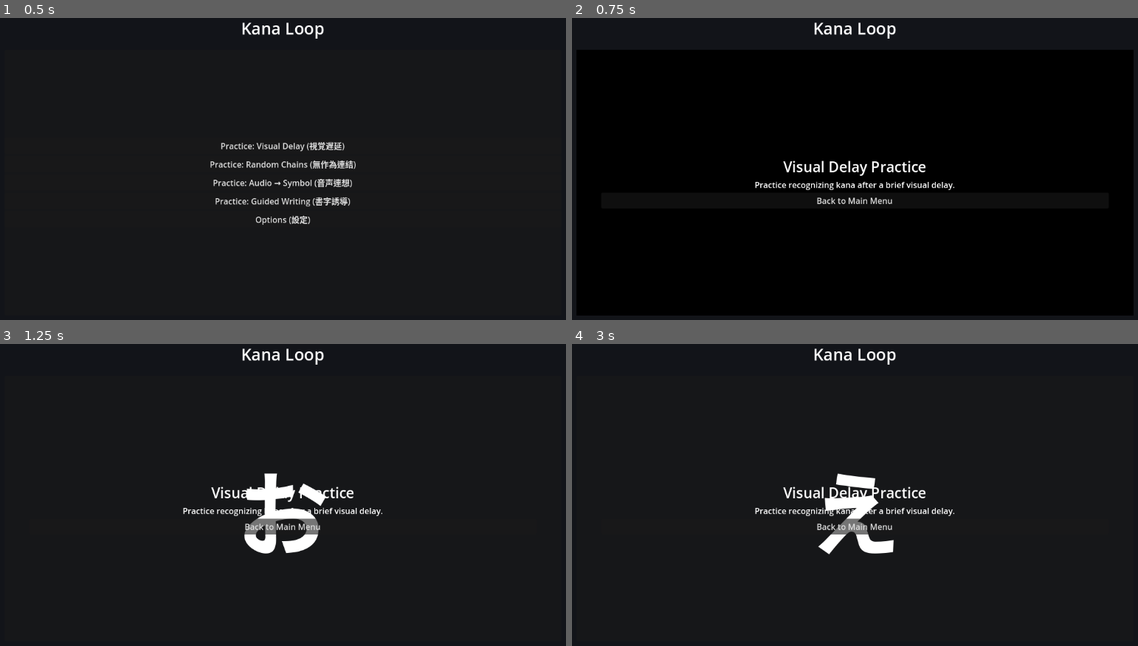
Above: before the commit, frames 1-4 (two rows, left to right).
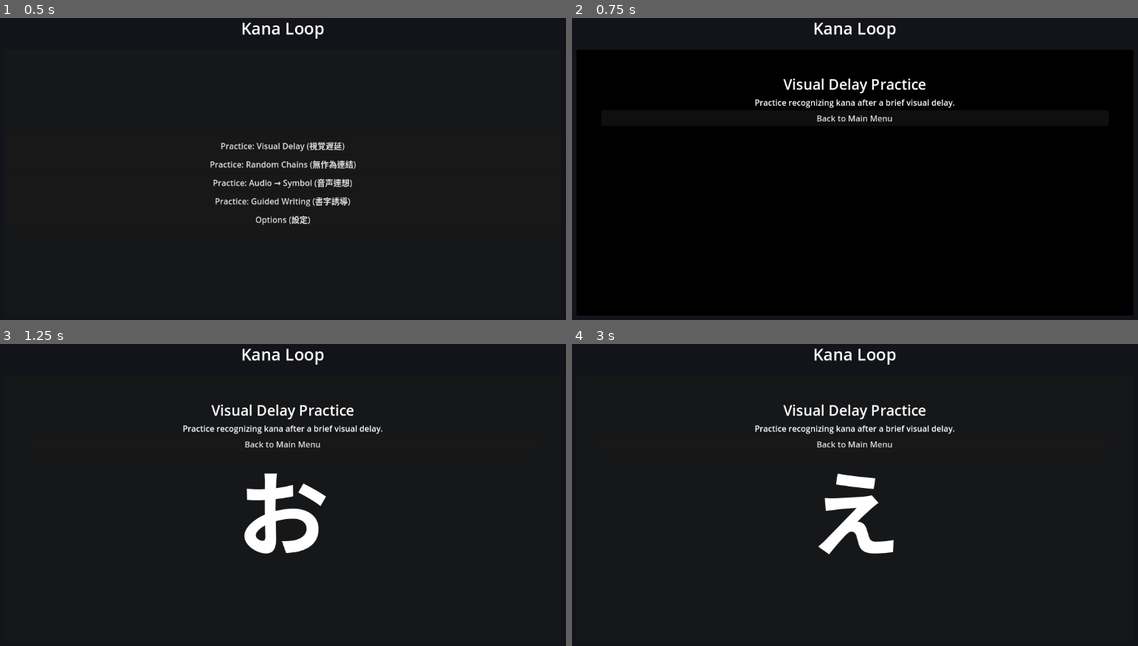
Above: after the commit, the same moments.

Repository: Salty-Scorpon/KanaLoop
Game: Godot game, scene res://KanaLoop.tscn
Same seed, same stepped clock (60 frames per second), same inputs: the game is played once before the commit and once after it.
Inputs (mouse positions are in pixels of both pictures, inside the frame that each line leads up to):
- Up to frame 1 (0.5 s): no input
- Up to frame 2 (0.75 s): click "Practice: Visual Delay (視覚遅延)" at 0.5 s
- Up to frame 3 (1.25 s): no input
- Up to frame 4 (3 s): tap Enter at 1.25 s; move the mouse to (985, 476) at 1.27 s; click (985, 476) at 1.42 s; tap Space at 1.52, 2.75 s; drag from (736, 510) to (826, 558) at 2.02 s; move the mouse to (911, 419) at 2.77 s; click (911, 419) at 2.92 s

Frame 1 is identical in both runs. In frame 2, 2.1% of the frame differs, in the area x 32-68%, y 20-62%; in frame 3, 2.1%; in frame 4, 2.1%, in the area x 32-68%, y 20-64%.

Commit message:
Align practice screen layout to top

Diff:
--- a/kana-loop/KanaLoop/audio_symbol.tscn
+++ b/kana-loop/KanaLoop/audio_symbol.tscn
@@ -20,7 +20,7 @@
 anchor_bottom = 1.0
 size_flags_horizontal = 3
 size_flags_vertical = 3
-alignment = 1
+alignment = 0
 
 [node name="Title" type="Label" parent="MarginContainer/VBoxContainer"]
 text = "Audio → Symbol Practice"
--- a/kana-loop/KanaLoop/visual_delay.tscn
+++ b/kana-loop/KanaLoop/visual_delay.tscn
@@ -39,7 +39,7 @@
 anchor_bottom = 1.0
 size_flags_horizontal = 3
 size_flags_vertical = 3
-alignment = 1
+alignment = 0
 
 [node name="Title" type="Label" parent="MarginContainer/VBoxContainer"]
 text = "Visual Delay Practice"
